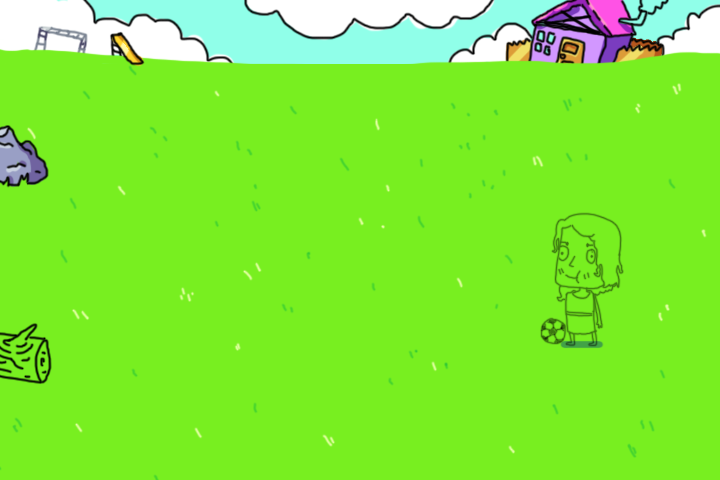
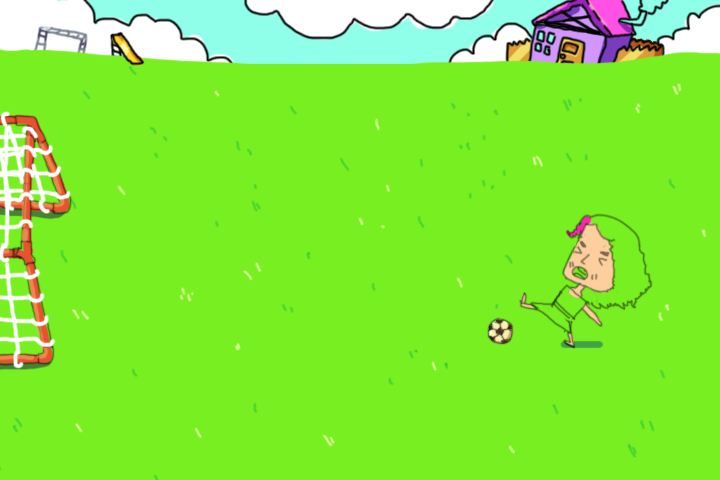
Layer changes from the first (720, 480) image to the second:
painted on "ball" over [487, 317, 567, 345]
added layer "Layer 9" above "nina" over [487, 317, 514, 345]
showed "kick" over [518, 213, 653, 349]
added layer "Layer 10" in group "nina" over [519, 222, 615, 347]
added layer "Layer 11" in group "nina" over [566, 215, 592, 238]
hid "stand", opacity 50% → 100%, painted on it over [551, 212, 625, 347]
removed layer "Layer 7" from group "goal" over [0, 124, 52, 385]
painted on "Layer 8" over [0, 111, 72, 371]
